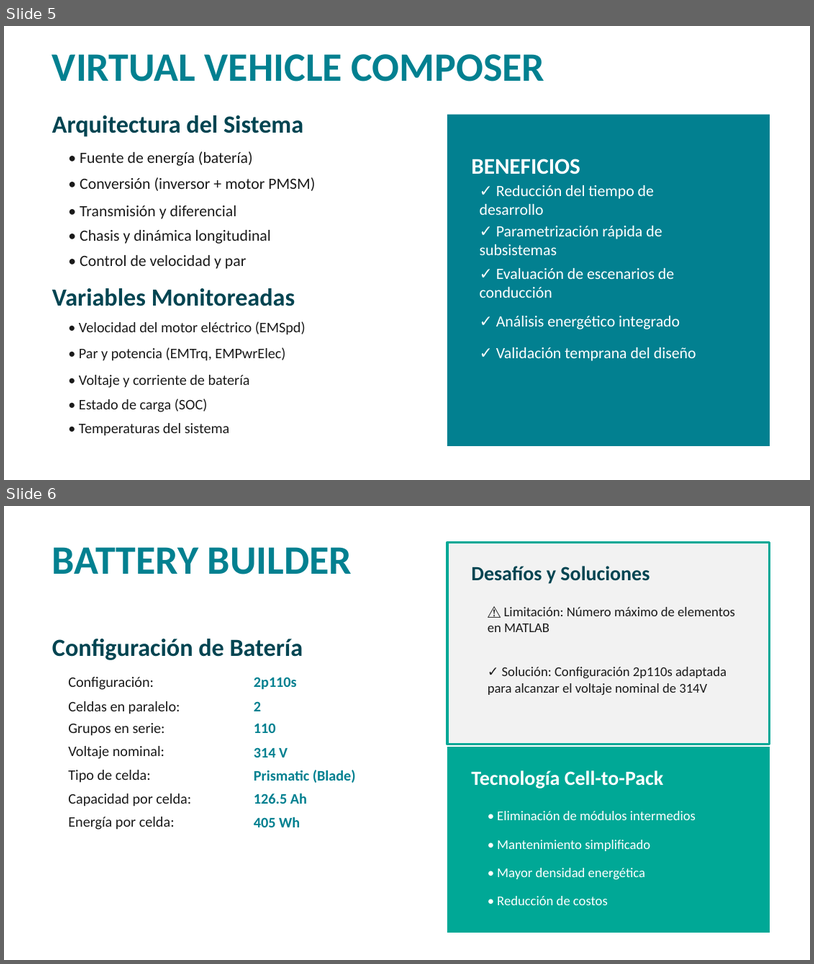
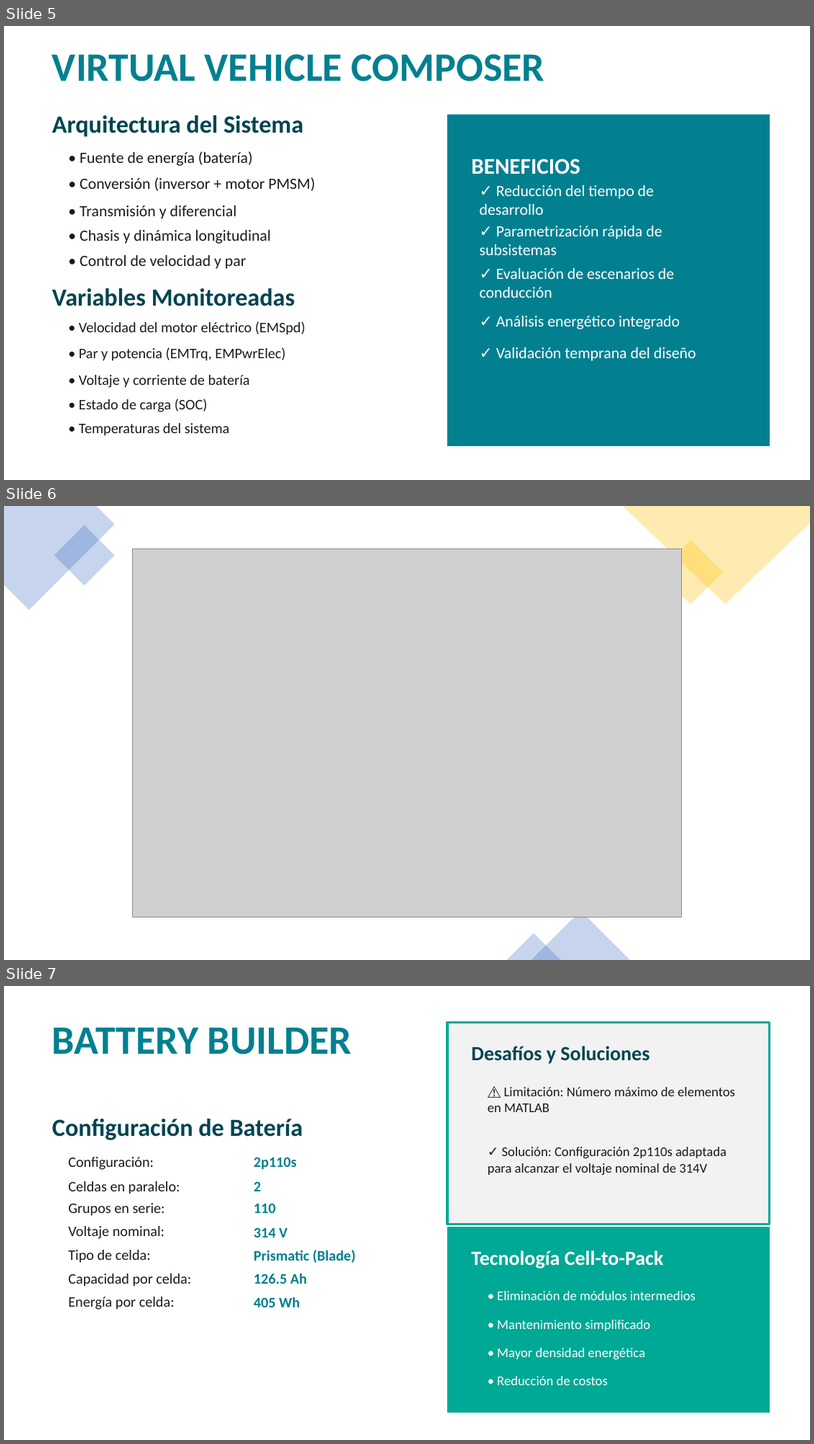
Before and after one commit to Carlos0610R/Alcivar-Rojas-Proyecto-vehiculos-hibridos-y-electricos-segundo-parcial., a slide deck: Alcivar, Rojas Presentacion_Proyecto_EV_MATLAB.pptx. Shown one above the other, each under a label of ours: slides 5 and 6 before the commit, slides 5, 6 and 7 after it. The pictures are 814x964 and 814x1444 pixels, drawn with LibreOffice and Linux fonts; fonts in the diff are those of the drawing; grey boxes stand for pictures. Boxes give left, top, right and bottom in pixels: in the first picture for what was removed or moved away, otherwise in the second. Text is boxed around its words. In the diff, an @@ line names an element or a change of style, - is before the commit and + after.

```diff
--- a/Alcivar, Rojas Presentacion_Proyecto_EV_MATLAB.pptx
+++ b/Alcivar, Rojas Presentacion_Proyecto_EV_MATLAB.pptx
@@ slide 6 added at [4, 506, 810, 960], background #FFFFFF @@
@@ freeform shape added at [4, 506, 114, 610], fill #4472C4 at 30% opacity @@
@@ rectangle added at [54, 525, 114, 586], fill #4472C4 at 30% opacity @@
@@ freeform shape added at [622, 506, 810, 604], fill #FFC000 at 30% opacity @@
@@ picture added at [132, 548, 682, 917] @@
@@ rectangle added at [659, 540, 723, 604], fill #FFC000 at 30% opacity @@
@@ triangle added at [531, 911, 630, 960], fill #4472C4 at 30% opacity @@
@@ triangle added at [507, 932, 561, 959], fill #4472C4 at 30% opacity @@
@@ what was slide 6 is now slide 7 @@
```
Also in this commit, not shown: 1 slide changed, 2 other slides added, 1 slide removed.
